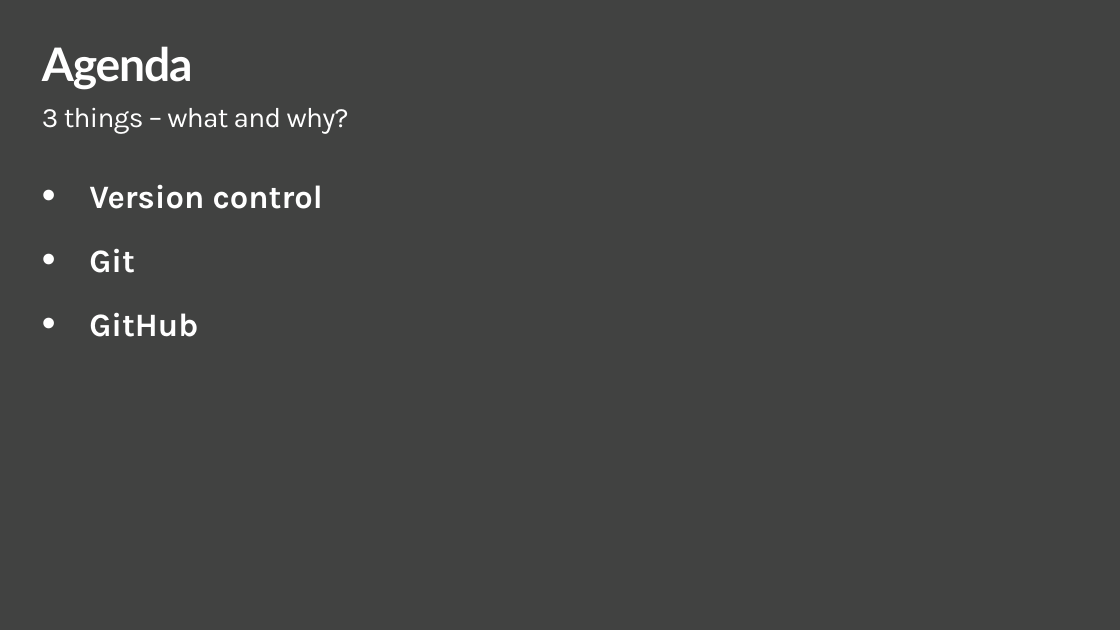
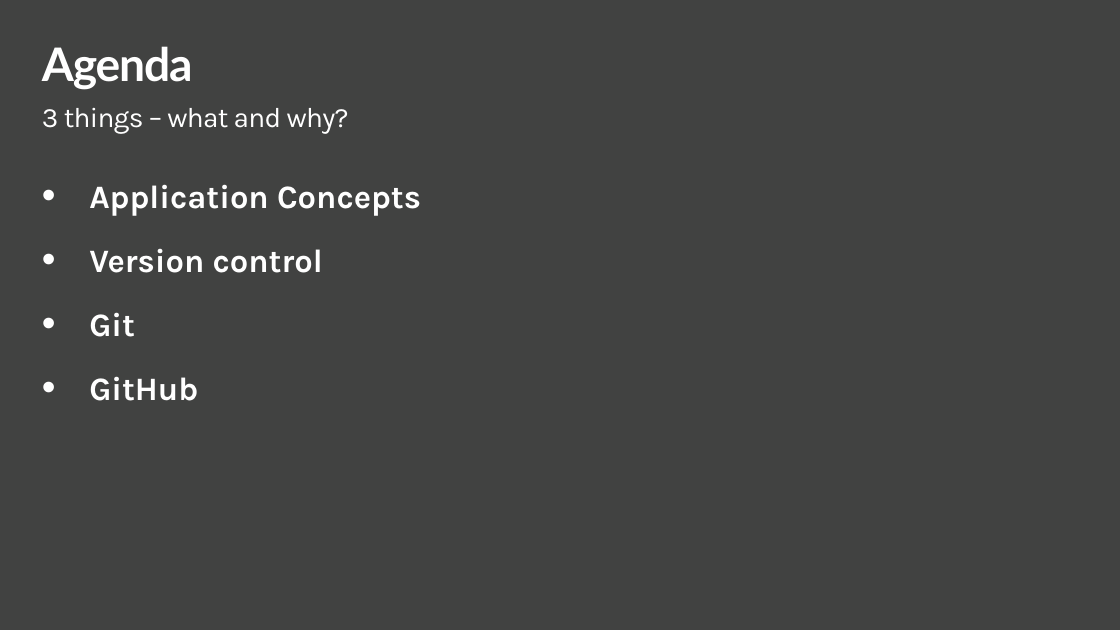
Before and after one commit to joelbyford/gitCrashCourse, a slide deck: slide 2 of GitIntro.pptx. Drawn at 1120x630 pixels with LibreOffice and Linux fonts; fonts in the diff are those of the drawing. Boxes give left, top, right and bottom in pixels: in the first picture for what was removed or moved away, otherwise in the second. Text is boxed around its words. In the diff, an @@ line names an element or a change of style, - is before the commit and + after.

```diff
--- a/GitIntro.pptx
+++ b/GitIntro.pptx
@@ text at (89,184,421,216): paragraph added @@
+• Application Concepts
```
Also in this commit, not shown: 6 slides added, 1 slide removed, 4 other files.
